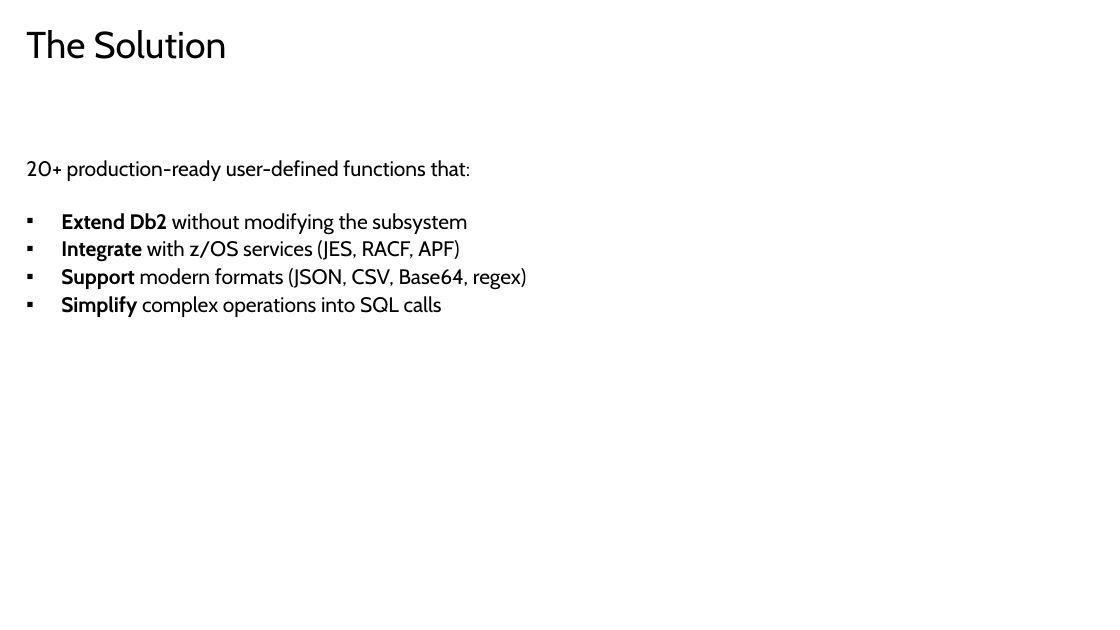
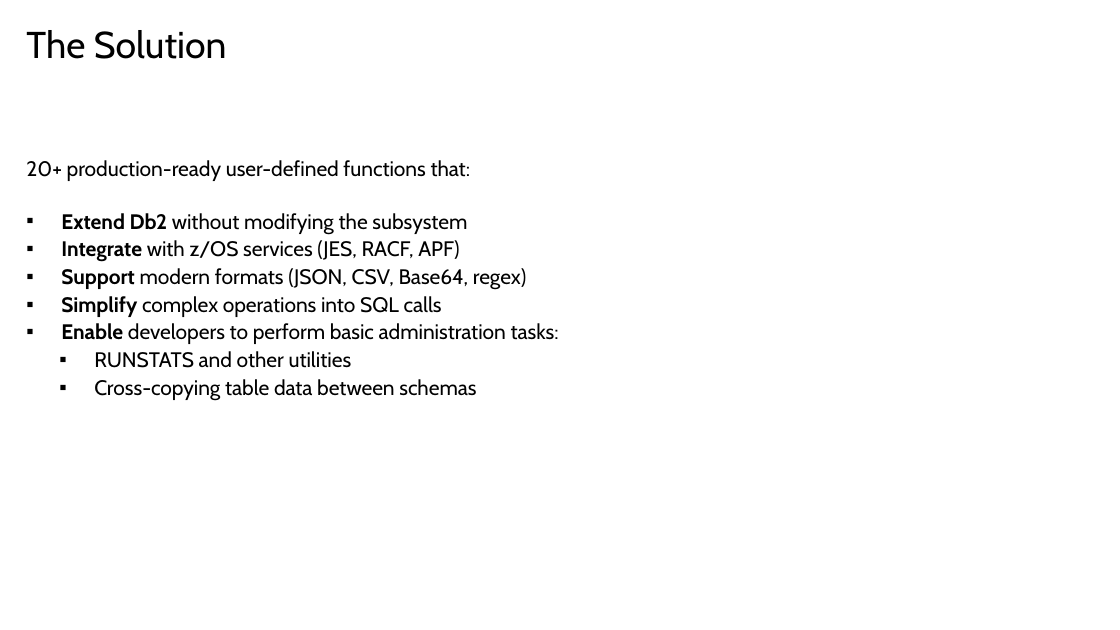
Before and after one commit to de103252/Db2_Routines, a slide deck: slide 6 of Db2 Routines Presentation.pptx (slide 5 before the commit). Drawn at 1120x630 pixels with LibreOffice and Linux fonts; fonts in the diff are those of the drawing; background and template pictures are left out. Boxes give left, top, right and bottom in pixels: in the first picture for what was removed or moved away, otherwise in the second. Text is boxed around its words. In the diff, an @@ line names an element or a change of style, - is before the commit and + after.

```diff
--- a/Db2 Routines Presentation.pptx
+++ b/Db2 Routines Presentation.pptx
@@ text at [61,323,559,401]: paragraphs added @@
+▪ Enable developers to perform basic administration tasks:
+  ▪ RUNSTATS and other utilities
+  ▪ Cross-copying table data between schemas
```
Also in this commit, not shown: 5 other slides changed, 1 slide added.
